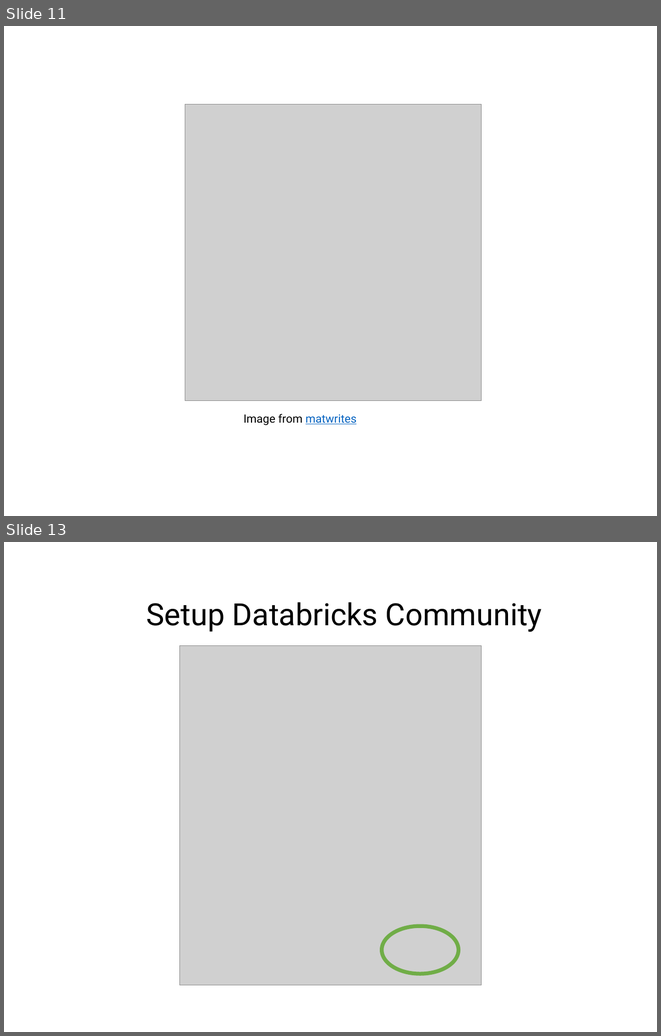
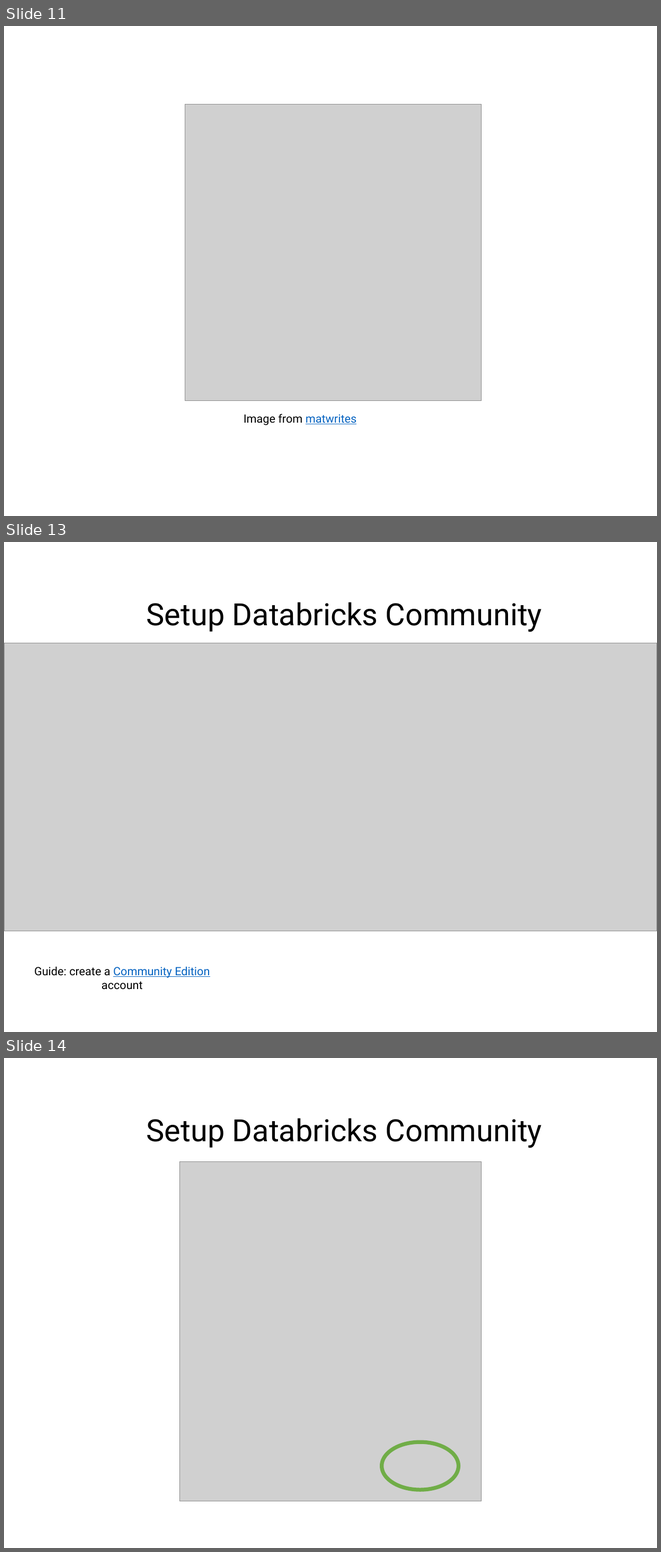
Before and after one commit to Marco-Santoni/databricks-from-scratch, a slide deck: training-spark/0_Intro_v1.pptx. Shown one above the other, each under a label of ours: slides 11 and 13 before the commit, slides 11, 13 and 14 after it; the slides between them are not shown. The pictures are 661x1036 and 661x1552 pixels, drawn with LibreOffice and Linux fonts; fonts in the diff are those of the drawing; grey boxes stand for pictures; background and template pictures are left out. Boxes give left, top, right and bottom in pixels: in the first picture for what was removed or moved away, otherwise in the second. Text is boxed around its words. In the diff, an @@ line names an element or a change of style, - is before the commit and + after.

```diff
--- a/training-spark/0_Intro_v1.pptx
+++ b/training-spark/0_Intro_v1.pptx
@@ slide 13 added at <box>4,542,657,1032</box>, background #FFFFFF @@
@@ title added at <box>147,602,542,632</box>, 48 pt, text #000000 @@
+Setup Databricks Community
@@ picture added at <box>4,643,657,931</box> @@
@@ text added at <box>34,966,210,989</box>, 18 pt, text #000000 @@
+Guide: create a Community Edition account
@@ what was slide 13 is now slide 14 @@
```
Also in this commit, not shown: 7 slides changed, 6 other files.
